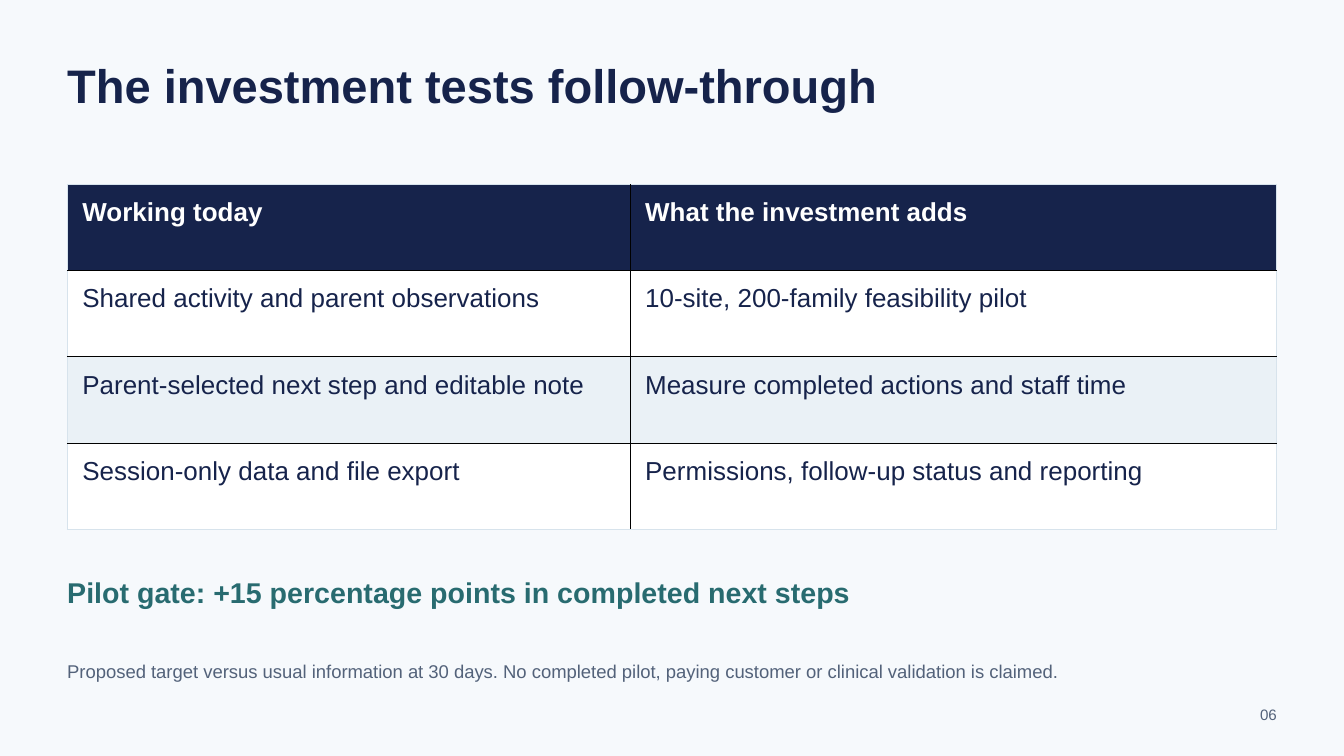
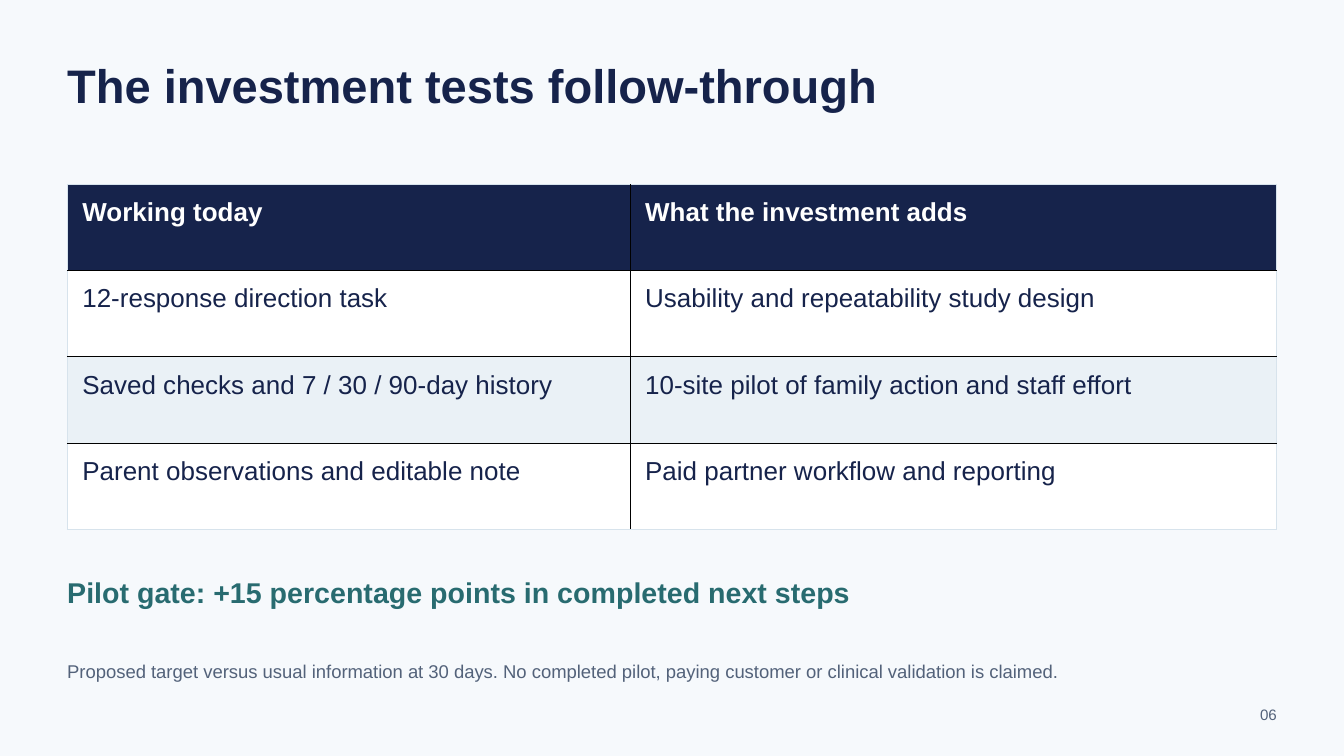
Before and after one commit to haydn-s/focal-technologies, a slide deck: slide 6 of docs/presentations/executive-pitch/Focal Family Executive Pitch.pptx. Drawn at 1344x756 pixels with LibreOffice and Linux fonts; fonts in the diff are those of the drawing. Boxes give left, top, right and bottom in pixels: in the first picture for what was removed or moved away, otherwise in the second. Text is boxed around its words. In the diff, an @@ line names an element or a change of style, - is before the commit and + after.

Commit message:
Upgrade Focal Family live tasks and performance history

```diff
--- a/docs/presentations/executive-pitch/Focal Family Executive Pitch.pptx
+++ b/docs/presentations/executive-pitch/Focal Family Executive Pitch.pptx
@@ table at <box>67,185,1276,529</box> @@
-row 2, column 1: Shared activity and parent observations
+row 2, column 1: 12-response direction task
-row 2, column 2: 10-site, 200-family feasibility pilot
+row 2, column 2: Usability and repeatability study design
-row 3, column 1: Parent-selected next step and editable note
+row 3, column 1: Saved checks and 7 / 30 / 90-day history
-row 3, column 2: Measure completed actions and staff time
+row 3, column 2: 10-site pilot of family action and staff effort
-row 4, column 1: Session-only data and file export
+row 4, column 1: Parent observations and editable note
-row 4, column 2: Permissions, follow-up status and reporting
+row 4, column 2: Paid partner workflow and reporting
```
Also in this commit, not shown: 8 other slides changed, 1 slide added, 1 slide removed, 13 other files.
